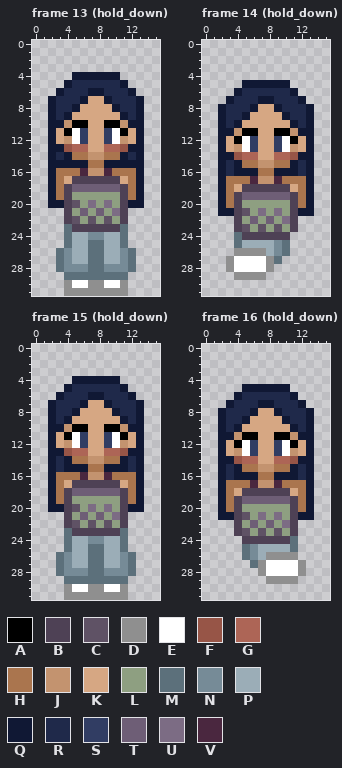
Two states of a pixel-art file, art/player_demo.aseprite. That is the earlier state.
16x32 pixels, 24 frames. Shown: frame 13 (hold_down), frame 14 (hold_down), frame 15 (hold_down), frame 16 (hold_down). The commit also changed other frames, which this record leaves out.
Visible layers, top first: "fog_machine", "body".
Palette (. is transparent): A #000000  B #4e4155  C #5f5265  D #8f8f8f  E #ffffff  F #975547  G #ad6556  H #aa754e  J #c3936f  K #d6a783  L #8e9f81  M #5c707b  N #768b97  P #9badb7  Q #101834  R #1f294a  S #313d63  T #6e5e76  U #7c6c84  V #4a273f
Pixels before, frame 13 (hold_down), first column x 2:
 4 ...QQQQQQ...
 5 ..QRRRRRRQ..
 6 .QRRRQQRRRQ.
 7 QRRRQKKQRRRQ
 8 QRRQKKKKQRRQ
 9 QRQKKKKKKQRQ
10 QQJAAKKAAJQQ
11 QKAESKKSEAKQ
12 QKJESKKSEJKQ
13 QQFGGKKGGFQQ
14 QRQHHJJHHQRQ
15 QQQQQHHQQQQQ
16 QHHHVJJVHHHQ
17 QHKBBBBBBKHQ
18 QHBTTTTTTBHQ
19 QHBLLLLLLBHQ
20 QQBCLULULBQQ
21 ..BLTLTLUB..
22 ..BCLCLCLB..
23 ..MBBBBBBM..
24 ..MPPNNPPM..
25 ..MPPMMPPM..
26 .MNPPMMPPNM.
27 .MNPPMMPPNM.
28 .MNNNMMNNNM.
29 ..MMMMMMMM..
30 ..DEEDDEED..
31 ..DDDDDDDD..
Pixels before, frame 14 (hold_down), first column x 2:
 5 ...QQQQQQ...
 6 ..QRRRRRRQ..
 7 .QRRRQQRRRQ.
 8 QRRRQKKQRRRQ
 9 QRRQKKKKQRRQ
10 QRQKKKKKKQRQ
11 QQJAAKKAAJQQ
12 QKAESKKSEAKQ
13 QKJESKKSEJKQ
14 QQFGGKKGGFQQ
15 QRQHHJJHHQRQ
16 QRQQQHHQQQRQ
17 QHHHVJJVHHHQ
18 QHKBBBBBBKHQ
19 QHBTTTTTTBHQ
20 QHBLLLLLLBHQ
21 QQBCLULULBQQ
22 ..BLTLTLUB..
23 ..BCLCLCLB..
24 ..MBBBBBB...
25 ..MPPPPNM...
26 ..DDDDPNM...
27 .DEEEEDM....
28 .DEEEED.....
29 ..DDDD......
Pixels before, frame 15 (hold_down), first column x 2:
 4 ...QQQQQQ...
 5 ..QRRRRRRQ..
 6 .QRRRQQRRRQ.
 7 QRRRQKKQRRRQ
 8 QRRQKKKKQRRQ
 9 QRQKKKKKKQRQ
10 QQJAAKKAAJQQ
11 QKAESKKSEAKQ
12 QKJESKKSEJKQ
13 QQFGGKKGGFQQ
14 QRQHHJJHHQRQ
15 QRQQQHHQQQRQ
16 QHHHVJJVHHHQ
17 QHKBBBBBBKHQ
18 QHBTTTTTTBHQ
19 QHBLLLLLLBHQ
20 QQBCLULULBQQ
21 ..BLTLTLUB..
22 ..BCLCLCLB..
23 ..MBBBBBBM..
24 ..MPPNNPPM..
25 ..MPPMMPPM..
26 .MNPPMMPPNM.
27 .MNPPMMPPNM.
28 .MNNNMMNNNM.
29 ..MMMMMMMM..
30 ..DEEDDEED..
31 ..DDDDDDDD..
Pixels before, frame 16 (hold_down), first column x 2:
 5 ...QQQQQQ...
 6 ..QRRRRRRQ..
 7 .QRRRQQRRRQ.
 8 QRRRQKKQRRRQ
 9 QRRQKKKKQRRQ
10 QRQKKKKKKQRQ
11 QQJAAKKAAJQQ
12 QKAESKKSEAKQ
13 QKJESKKSEJKQ
14 QQFGGKKGGFQQ
15 QRQHHJJHHQRQ
16 QRQQQHHQQQRQ
17 QHHHVJJVHHHQ
18 QHKBBBBBBKHQ
19 QHBTTTTTTBHQ
20 QHBLLLLLLBHQ
21 QQBCLULULBQQ
22 ..BLTLTLUB..
23 ..BCLCLCLB..
24 ...BBBBBBM..
25 ...MNPPPPM..
26 ...MNPDDDD..
27 ....MDEEEED.
28 .....DEEEED.
29 ......DDDD..
The same view after the edit:
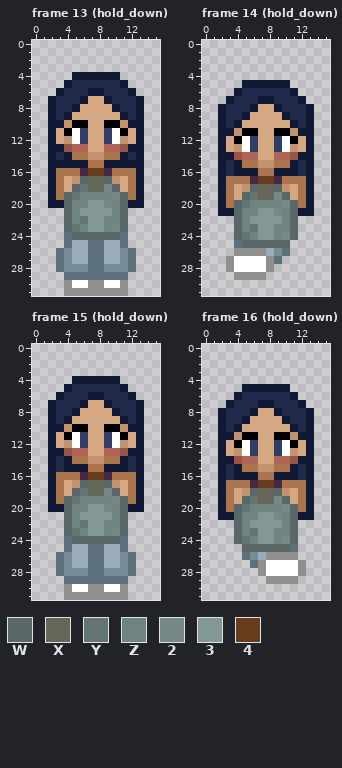
Colours new in this view: W #596866  X #656859  Y #647673  Z #6f8481  2 #768986  3 #839794  4 #683d1d
Change:
layer "holy_water" added
layer "fog_machine" now hidden
Frame 13 (hold_down):
y 16: x 7..8 JJ -> 44
y 17: x 5..10 BBBBBB -> JWXXWJ
y 18: x 4..11 BTTTTTTB -> KWYXX2WK
y 19: x 4..11 BLLLLLLB -> WYZZZZ2W
y 20: x 4..11 BCLULULB -> WZZ332ZW
y 21: x 4..11 BLTLTLUB -> WZ3333ZW
y 22: x 4..11 BCLCLCLB -> WZY33ZZW
y 23: x 4..11 MBBBBBBM -> WYZ33Z2W
y 24: x 5..10 PPNNPP -> WWWWWW
Frame 14 (hold_down):
y 17: x 7..8 JJ -> 44
y 18: x 5..10 BBBBBB -> JWXXWJ
y 19: x 4..11 BTTTTTTB -> KWYXX2WK
y 20: x 4..11 BLLLLLLB -> WYZZZZ2W
y 21: x 4..11 BCLULULB -> WZZ332ZW
y 22: x 4..11 BLTLTLUB -> WZ3333ZW
y 23: x 4..11 BCLCLCLB -> WZY33ZZW
y 24: x 4..11 MBBBBBB. -> WYZ33Z2W
y 25: x 5..10 PPPPNM -> WWWWWW
Frame 15 (hold_down): the same change as frame 13 (hold_down)
Frame 16 (hold_down):
y 17: x 7..8 JJ -> 44
y 18: x 5..10 BBBBBB -> JWXXWJ
y 19: x 4..11 BTTTTTTB -> KWYXX2WK
y 20: x 4..11 BLLLLLLB -> WYZZZZ2W
y 21: x 4..11 BCLULULB -> WZZ332ZW
y 22: x 4..11 BLTLTLUB -> WZ3333ZW
y 23: x 4..11 BCLCLCLB -> WZY33ZZW
y 24: x 4..11 .BBBBBBM -> WYZ33Z2W
y 25: x 5..10 MNPPPP -> WWWWWW
